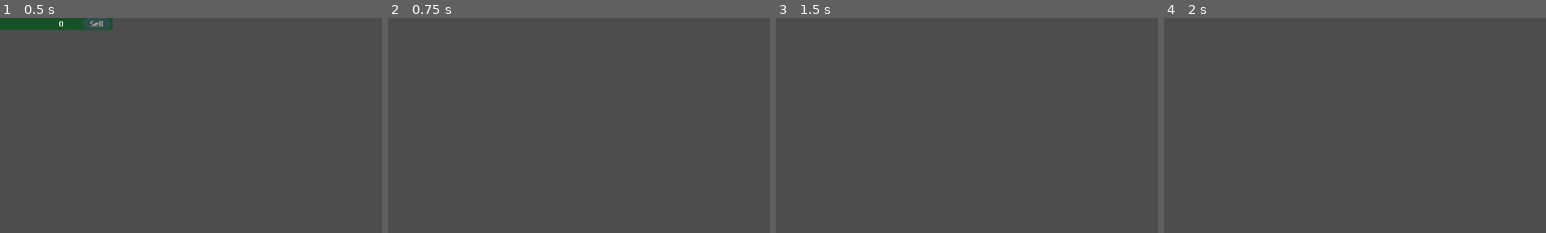
Above: before the commit, frames 1-4 (left to right).
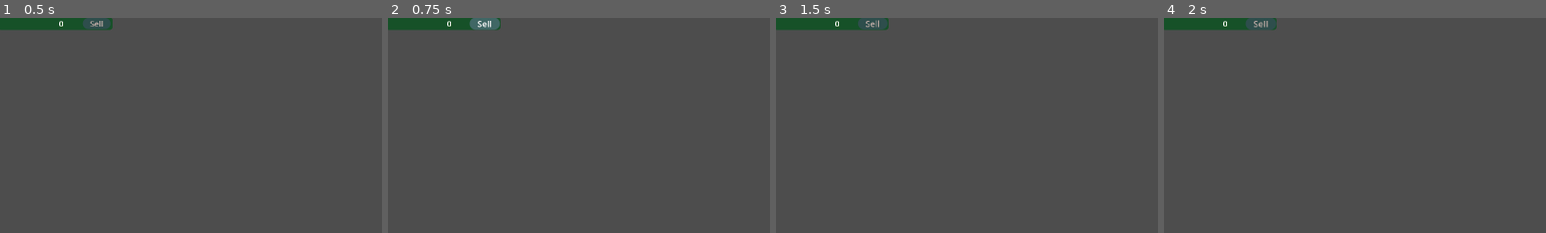
Above: after the commit, the same moments.

Repository: VoidCast00/GameJam_2026
Game: Godot game, scene res://scenes/ui/Item/item.tscn
Same seed, same stepped clock (60 frames per second), same inputs: the game is played once before the commit and once after it. This scene is started directly instead of the project's main scene.
Inputs (mouse positions are % of the whole screen's width and height, from its top left):
- Up to frame 1 (0.5 s): no input
- Up to frame 2 (0.75 s): click "Sell" at 0.5 s
- Up to frame 3 (1.5 s): tap Enter at 1.25 s; move the mouse to (72, 45) at 1.27 s; hold D (right) from 1.28 s (still down); tap E (action) at 1.35 s
- Up to frame 4 (2 s): keep holding D (right); tap W (jump) at 1.52 s
The pictures show only the part of the screen within x 0-50%, y 0-50%; the shares and areas given below are measured in that part.

Frame 1 is identical in both runs. In frame 2, 1.7% of the frame differs, in the area x 0-30%, y 0-6%; in frame 3, 1.7%; in frame 4, 1.7%.
Error in both runs: Invalid access to property or key of type 'String' on a base object of type 'Dictionary'. (res://scripts/autoload/inventory.gd:57)

Commit message:
fixed the shop ui anad made it larger. next is random seed

Diff:
--- a/scenes/ui/Item/item.gd
+++ b/scenes/ui/Item/item.gd
@@ -4,6 +4,7 @@
 var itemName:String;
 var itemCount:int
 var sellAmount:float;
+var parent:Control
 @onready var sellButton: AnimatedButton = $HBox/Sell
 
 func _ready() -> void:
@@ -14,5 +15,7 @@
 func sell() -> void:
 	Inventory.cash += itemCount * sellAmount;
 	Inventory.remove(itemName,itemCount)
+	self.parent.spawnMoneyParticle(itemCount * sellAmount)
+
 	self.queue_free()
 	return
--- a/scenes/ui/shopMenu/BuyingUI.tscn
+++ b/scenes/ui/shopMenu/BuyingUI.tscn
@@ -175,16 +175,15 @@
 grow_vertical = 2
 
 [node name="Buy" type="PanelContainer" parent="Pages" unique_id=472144950]
-visible = false
 layout_mode = 1
 anchors_preset = 8
 anchor_left = 0.5
 anchor_top = 0.5
 anchor_right = 0.5
 anchor_bottom = 0.5
-offset_left = -387.5
+offset_left = -531.0
 offset_top = -318.0
-offset_right = 387.5
+offset_right = 531.0
 offset_bottom = 318.0
 grow_horizontal = 2
 grow_vertical = 2
@@ -214,9 +213,9 @@
 metadata/_custom_type_script = "uid://cpe2ml4pgkvvj"
 
 [node name="PanelContainer" type="PanelContainer" parent="Pages/Buy/HBoxContainer/VBoxContainer/HBoxContainer" unique_id=1106984711]
-custom_minimum_size = Vector2(313.555, 47.085)
-layout_mode = 2
-size_flags_horizontal = 8
+custom_minimum_size = Vector2(429.485, 47.085)
+layout_mode = 2
+size_flags_horizontal = 2
 theme_override_styles/panel = SubResource("StyleBoxFlat_s5be7")
 
 [node name="Title" type="Label" parent="Pages/Buy/HBoxContainer/VBoxContainer/HBoxContainer/PanelContainer" unique_id=117787663]
@@ -227,7 +226,6 @@
 [node name="ScrollContainer" type="ScrollContainer" parent="Pages/Buy/HBoxContainer/VBoxContainer" unique_id=373510810]
 custom_minimum_size = Vector2(350, 0)
 layout_mode = 2
-size_flags_horizontal = 0
 size_flags_vertical = 3
 
 [node name="Upgrades" type="VBoxContainer" parent="Pages/Buy/HBoxContainer/VBoxContainer/ScrollContainer" unique_id=574894224]
@@ -254,7 +252,6 @@
 [node name="ScrollContainer2" type="ScrollContainer" parent="Pages/Buy/HBoxContainer/VBoxContainer2" unique_id=738486622]
 custom_minimum_size = Vector2(350, 0)
 layout_mode = 2
-size_flags_horizontal = 0
 size_flags_vertical = 3
 
 [node name="trait_upgrades" type="VBoxContainer" parent="Pages/Buy/HBoxContainer/VBoxContainer2/ScrollContainer2" unique_id=1607133444]
--- a/scenes/ui/shopMenu/shop_ui.gd
+++ b/scenes/ui/shopMenu/shop_ui.gd
@@ -49,18 +49,21 @@
 	buttons.hide()
 
 
+func updateSellItemList() -> void:
+	for item in Inventory.items:
+		var itemObj:ItemObjUI= itemScene.instantiate()
+		itemObj.itemCount = Inventory.items[item]
+		itemObj.itemName = str(item)
+		itemObj.sellAmount = SELL_AMOUNT[item]
+		itemObj.parent = self
+		item_list.add_child(itemObj)
 
 
 func _on_sell_pressed() -> void:
 	sell.show()
 	buy.hide()
 	buttons.hide()
-	for item in Inventory.items:
-		var itemObj:ItemObjUI= itemScene.instantiate()
-		itemObj.itemCount = Inventory.items[item]
-		itemObj.itemName = str(item)
-		itemObj.sellAmount = SELL_AMOUNT[item]
-		item_list.add_child(itemObj)
+	updateSellItemList()
 
 func go_back() -> void:
 	sell.hide()
@@ -74,17 +77,14 @@
 	var sell_value := 0
 	for item in Inventory.items:
 		sell_value += SELL_AMOUNT.get(item, 0) * Inventory.items[item]
-
 	#nothing to sell
 	if sell_value <= 0:
 		return
-
 	Inventory.cash += sell_value
 	Inventory.items.clear()
 
-	$Buttons.hide()
-	$Pages.hide()
 	spawnMoneyParticle(sell_value)
+	updateSellItemList()
 
 
 func spawnMoneyParticle(sell_value: int) -> void:
